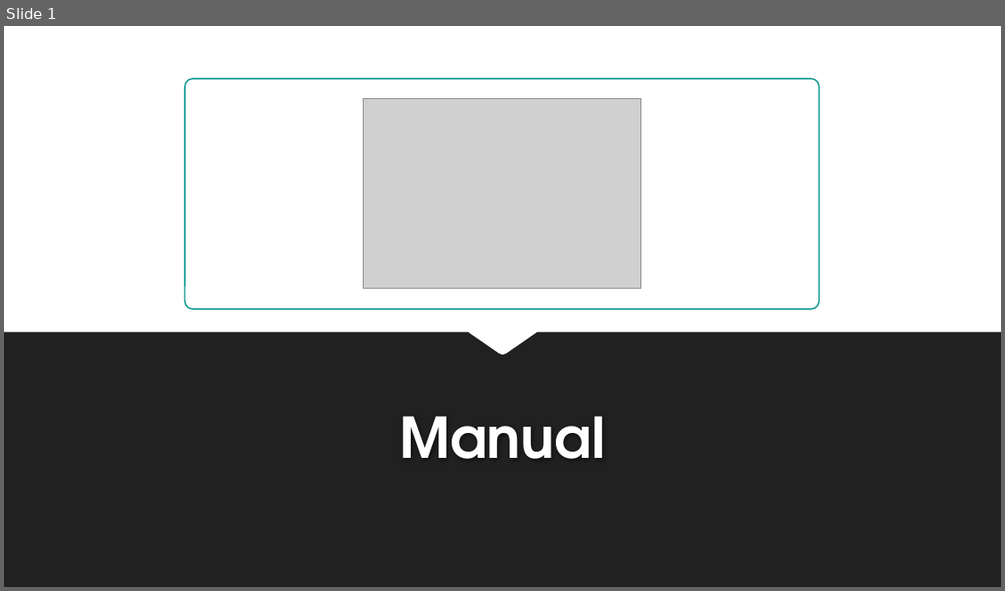
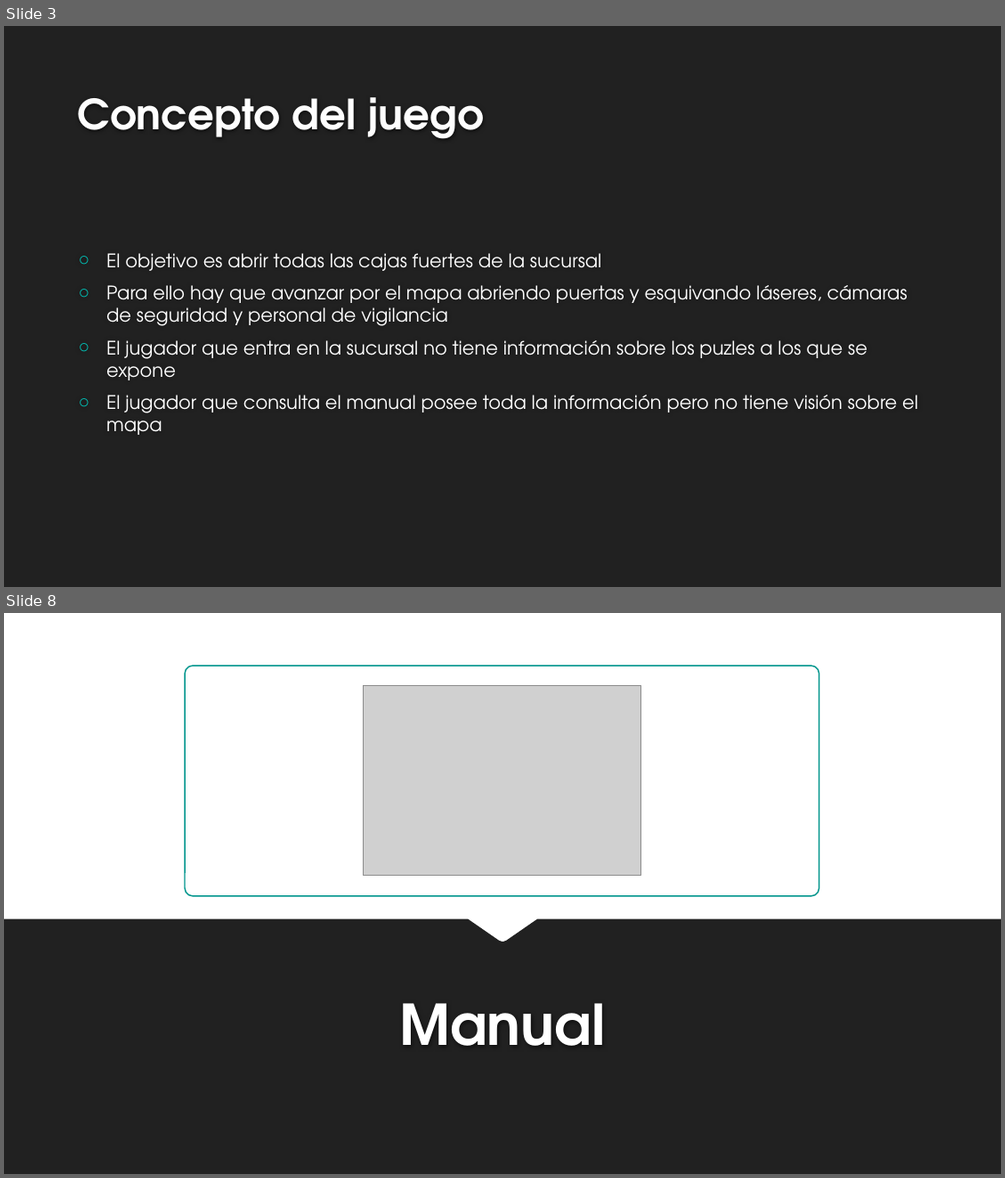
Before and after one commit to SickMyDuckInc/SickMyDuckInc.github.io, a slide deck: docs_balaclava/Presentacion.pptx. Shown one above the other, each under a label of ours: slide 1 before the commit, slides 3 and 8 after it; the slides between them are not shown. The pictures are 1005x591 and 1005x1178 pixels, drawn with LibreOffice and Linux fonts; fonts in the diff are those of the drawing; grey boxes stand for pictures; background and template pictures are left out. Boxes give left, top, right and bottom in pixels: in the first picture for what was removed or moved away, otherwise in the second. Text is boxed around its words. In the diff, an @@ line names an element or a change of style, - is before the commit and + after.

Commit message:
Presentacion eva

```diff
--- a/docs_balaclava/Presentacion.pptx
+++ b/docs_balaclava/Presentacion.pptx
@@ slide 3 added at bbox=[4, 26, 1001, 587], background #212121 @@
@@ title added at bbox=[78, 97, 485, 139], 40 pt, text #FEFEFE, bold @@
+Concepto del juego
@@ text added at bbox=[106, 253, 918, 435], 18 pt, text #FFFFFF @@
+○ El objetivo es abrir todas las cajas fuertes de la sucursal
+○ Para ello hay que avanzar por el mapa abriendo puertas y esquivando láseres, cámaras de seguridad y personal de vigilancia
+○ El jugador que entra en la sucursal no tiene información sobre los puzles a los que se expone
+○ El jugador que consulta el manual posee toda la información pero no tiene visión sobre el mapa
@@ what was slide 1 is now slide 8 @@
```
Also in this commit, not shown: 6 other slides added, 1 other file.
